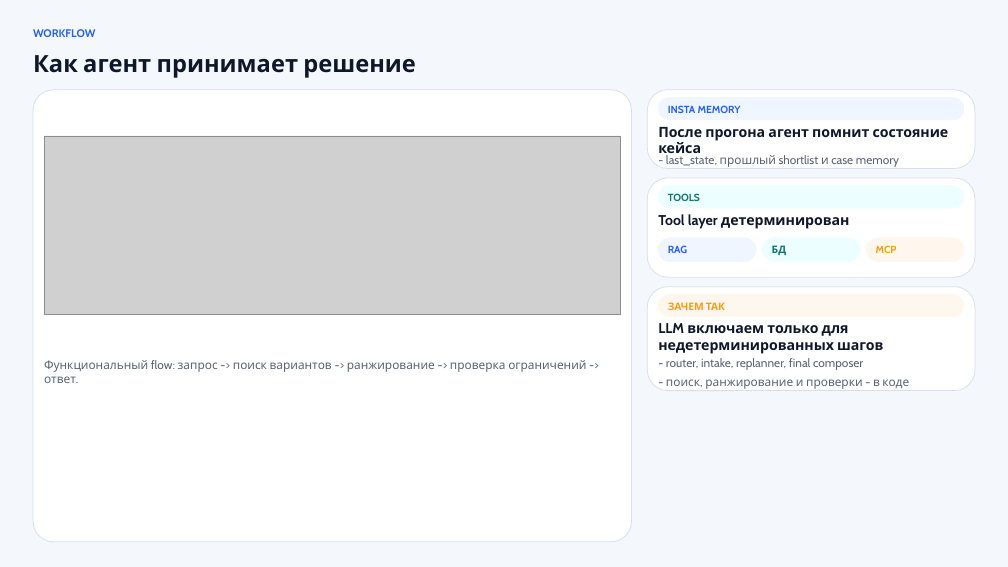
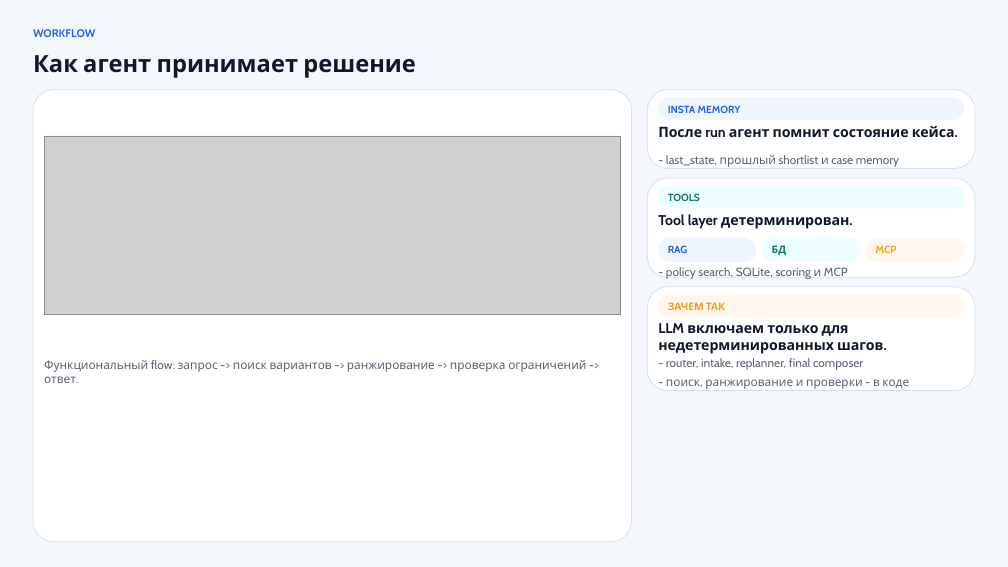
Before and after one commit to proooooogiba/long-term-rent-agent, a slide deck: slide 3 of outputs/manual-20260615-relocation-defense/presentations/relocation-agent-deck/output/relocation-agent-defense.pptx. Drawn at 1008x567 pixels with LibreOffice and Linux fonts; fonts in the diff are those of the drawing; grey boxes stand for pictures. Boxes give left, top, right and bottom in pixels: in the first picture for what was removed or moved away, otherwise in the second. Text is boxed around its words. In the diff, an @@ line names an element or a change of style, - is before the commit and + after.

```diff
--- a/outputs/manual-20260615-relocation-defense/presentations/relocation-agent-deck/output/relocation-agent-defense.pptx
+++ b/outputs/manual-20260615-relocation-defense/presentations/relocation-agent-deck/output/relocation-agent-defense.pptx
@@ text at bbox=[658, 126, 955, 137]: text changed @@
-После прогона агент помнит состояние кейса
+После run агент помнит состояние кейса.
@@ text at bbox=[658, 214, 850, 229]: text changed @@
-Tool layer детерминирован
+Tool layer детерминирован.
@@ text added at bbox=[666, 267, 848, 279], 11.2 pt, text #5B6473 @@
+- policy search, SQLite, scoring и MCP
@@ text at bbox=[658, 323, 883, 354]: text changed @@
-LLM включаем только для недетерминированных шагов
+LLM включаем только для недетерминированных шагов.
```
Also in this commit, not shown: 9 other slides changed, 21 other files.
